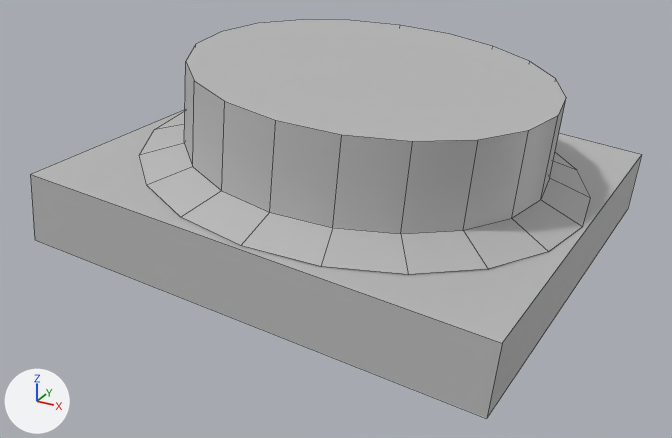
One commit to the FBX model Assets/Models/Tim Models/FlyButton.fbx: the scene before it, then after it.
The view is the same before and after, from a 50 mm camera at (-8.5834, -0.2656, 0.1876) aimed at (-8.9538, 0.4078, -0.1491). Every picture has the same lights, and +X, +Y and +Z are marked at lower left. Mesh edges are drawn as thin lines. Where no turn or scale is listed for an object, it has been applied to the vertices.
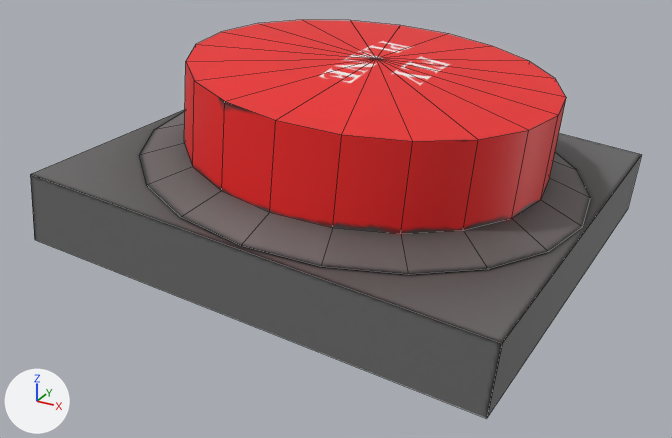
Pixel boxes [x1, y1, x2, y2] of what changed, in the pictures (672 x 438 px):
part 1 of me_mesh, built on: [186, 20, 566, 141] in both
part 2 of me_mesh, recoloured: [30, 63, 641, 418] in both

Diff of the bpy script that builds the scene:
```diff
--- a/Assets/Models/Tim Models/FlyButton.fbx.py
+++ b/Assets/Models/Tim Models/FlyButton.fbx.py
@@ img_buttontexture_png @@
+img_buttontexture_png = load_image('ButtonTexture.png', 'Textures/ButtonTexture.png', 1024, 1024, 'sRGB')
@@ mat_lambert3 @@
+mat_lambert3 = principled_material('lambert3')
+mat_lambert3.texture = img_buttontexture_png
@@ me_mesh @@
 # used by ob_pcube16; location = (-8.9327, 0.441, -0.0189)
-me_mesh.from_pydata(...)  # 68 vertices, 48 faces; spans x -0.217..0.194, y -0.204..0.204, z -0.166..0.018
+me_mesh.from_pydata(...)  # 69 vertices, 67 faces; spans x -0.217..0.194, y -0.204..0.204, z -0.166..0.018
+# me_mesh part 1
+# 1 face is deleted
+# 1 vertex is added at (0.0, 0.0, 0.011)
+# 20 new faces join them
+# me_mesh part 2: 47 faces spanning x -0.217..0.194, y -0.204..0.204, z -0.166..0.018 switch from mat_lambert1 (grey #bcbcbc) to mat_lambert3 (picture img_buttontexture_png)
```
